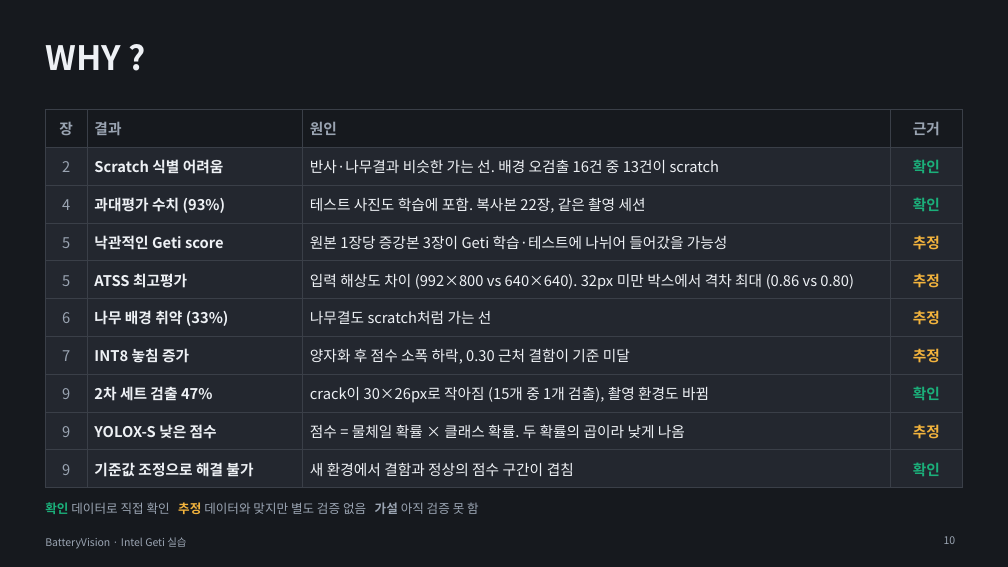
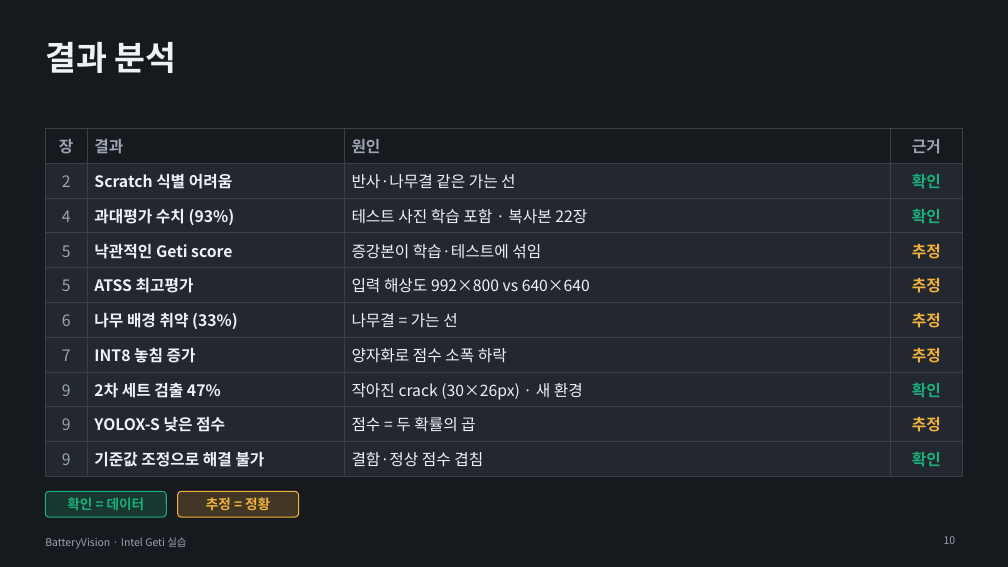
Before and after one commit to se4nchoi/batteryvision, a slide deck: slide 10 of docs/submission/BatteryVision_발표.pptx. Drawn at 1008x567 pixels with LibreOffice and Linux fonts; fonts in the diff are those of the drawing. Boxes give left, top, right and bottom in pixels: in the first picture for what was removed or moved away, otherwise in the second. Text is boxed around its words. In the diff, an @@ line names an element or a change of style, - is before the commit and + after.

```diff
--- a/docs/submission/BatteryVision_발표.pptx
+++ b/docs/submission/BatteryVision_발표.pptx
@@ title at [45,42,177,73]: text changed @@
-WHY ?
+결과 분석
@@ table at [45,129,963,471] @@
-row 2, column 3: 반사·나무결과 비슷한 가는 선. 배경 오검출 16건 중 13건이 scratch
+row 2, column 3: 반사·나무결 같은 가는 선
-row 3, column 3: 테스트 사진도 학습에 포함. 복사본 22장, 같은 촬영 세션
+row 3, column 3: 테스트 사진 학습 포함 · 복사본 22장
-row 4, column 3: 원본 1장당 증강본 3장이 Geti 학습·테스트에 나뉘어 들어갔을 가능성
+row 4, column 3: 증강본이 학습·테스트에 섞임
-row 5, column 3: 입력 해상도 차이 (992×800 vs 640×640). 32px 미만 박스에서 격차 최대 (0.86 vs 0.80)
+row 5, column 3: 입력 해상도 992×800 vs 640×640
-row 6, column 3: 나무결도 scratch처럼 가는 선
+row 6, column 3: 나무결 = 가는 선
-row 7, column 3: 양자화 후 점수 소폭 하락, 0.30 근처 결함이 기준 미달
+row 7, column 3: 양자화로 점수 소폭 하락
-row 8, column 3: crack이 30×26px로 작아짐 (15개 중 1개 검출), 촬영 환경도 바뀜
+row 8, column 3: 작아진 crack (30×26px) · 새 환경
-row 9, column 3: 점수 = 물체일 확률 × 클래스 확률. 두 확률의 곱이라 낮게 나옴
+row 9, column 3: 점수 = 두 확률의 곱
-row 10, column 3: 새 환경에서 결함과 정상의 점수 구간이 겹침
+row 10, column 3: 결함·정상 점수 겹침
@@ size 14 to 15 pt in "장", "결과", "원인", "근거" and 27 more places @@
@@ table: place and size @@
-table at [45,110,963,481]
+table at [45,129,963,471]
@@ text removed at [45,502,479,514] @@
-확인 데이터로 직접 확인 추정 데이터와 맞지만 별도 검증 없음 가설 아직 검증 못 함
@@ rounded rectangle added at [45,492,166,517], fill #1BAF7A at 20% opacity, outline #1BAF7A 1 pt @@
@@ text added at [67,497,145,510], 13 pt, text #1BAF7A, bold @@
+확인 = 데이터
@@ rounded rectangle added at [178,492,299,517], fill #F2B33D at 20% opacity, outline #F2B33D 1 pt @@
@@ text added at [206,497,270,510], 13 pt, text #F2B33D, bold @@
+추정 = 정황
```
Also in this commit, not shown: 10 other slides changed, 2 other files.
